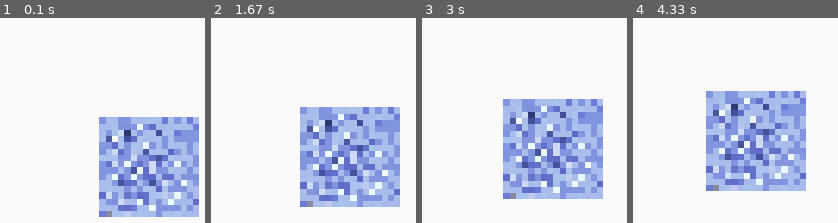
Above: before the commit, frames 1-4 (left to right).
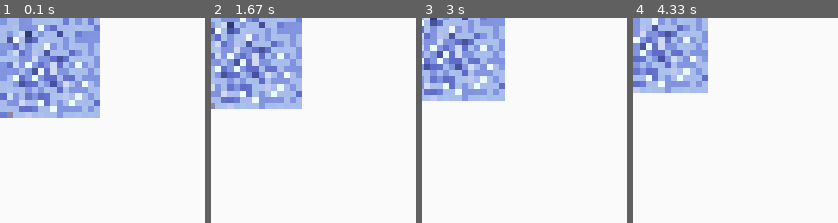
Above: after the commit, the same moments.

Repository: HyperRays/minecraft-from-wish
Game: pygame game, started from playground/test-objects.py
Two runs of this game, one before a commit and one after it. Both use one fixed random seed, a clock stepped at 60 frames per second and the inputs below.
Inputs:
- Up to frame 1 (0.1 s): no input
- Up to frame 2 (1.67 s): no input
- Up to frame 3 (3 s): no input
- Up to frame 4 (4.33 s): no input

The runs differ from the first frame. In frame 1, 45% of the frame differs, in the area x 0-98%, y 0-98%; in frame 2, 41%; in frame 3, 38%; in frame 4, 35%.

Commit message:
implemented dynamic chunk loading

Diff:
--- a/game-logic/basic_units.py
+++ b/game-logic/basic_units.py
@@ -2,6 +2,7 @@
 File for basic units
 """
 
+import time
 from dataclasses import dataclass
 @dataclass(slots=True, unsafe_hash=True)
 class vec2d:
@@ -13,3 +14,21 @@
 
     def __sub__(self, other):
         return vec2d(self.x-other.x, self.y-other.y)
+
+
+class Timed:
+    def __init__(self, target_ns) -> None:
+        self.current_time = time.process_time_ns()
+        self.target_time = target_ns
+        self.total_time = 0
+
+    def poll(self) -> None:
+        new_time = time.process_time_ns()
+        self.total_time += new_time - self.current_time
+        self.current_time = new_time
+
+    def reached(self) -> bool:
+        return self.total_time >= self.target_time
+
+    def reset(self) -> None:
+        self.total_time = 0
--- /dev/null
+++ b/game-logic/chunk_manager.py
@@ -0,0 +1,42 @@
+"""
+System to dynamically load in and out chunks
+"""
+from prelude import *
+from chunks_module import Chunk
+
+def acending_range(a,b) -> range:
+    if a > b:
+        return range(b,a)
+    else:
+        return range(a,b)
+
+class ChunkManager(GraphicsObject):
+
+    # chunks are stored in a dictonary with keys as the chunk's x,y coordinates
+
+
+    def __init__(self) -> None:
+        super().__init__()
+        self.__renderables = []
+        self.__chunk_dict = dict()
+
+
+    def add_chunk(self, chunk: Chunk) -> None:
+        self.__chunk_dict.update({chunk.position: chunk})
+
+    def set_renderables(self, bounds_min: vec2d, bounds_max: vec2d):
+        #pos is the 0,0 value on the screen relative to the global position
+
+        self.__renderables = []
+        for x in acending_range(bounds_min.x,bounds_max.x):
+            for y in acending_range(bounds_max.y,bounds_min.y):
+                self.__renderables += [self.__chunk_dict[vec2d(x,y)]]
+
+
+
+    def update(self):
+        self.render()
+
+    def render(self):
+        for renderable in self.__renderables:
+            renderable.update()
--- a/game-logic/chunks_module.py
+++ b/game-logic/chunks_module.py
@@ -8,7 +8,7 @@
 
 class Chunk(GraphicsObject):
     # all chunks are squares, and predefined sizes
-    __chunk_size = 16
+    _chunk_size = 16
 
 
     # chunks have their own x,y coordinates, in the chunks there is another grid
@@ -20,7 +20,7 @@
     def __init__(self, vec: vec2d, mapping_func) -> None:
         # chunks do not get immediately added to the objects list, but get loaded in
         # dynamicaly depending on the players coordinates
-        self.internal_objects = [[[None] for _ in range(self.__chunk_size)] for _ in range(self.__chunk_size)]
+        self.internal_objects = [[[None] for _ in range(self._chunk_size)] for _ in range(self._chunk_size)]
         assert(vec.x%1==0 and vec.y%1==0)
         self.position = vec
         self.on_load(mapping_func)
@@ -31,9 +31,9 @@
         global coordinates based on current chunk and coordinates
         """
         # a bit of branchless programming
-        return vec2d(   x= self.__chunk_size*self.position.x+vec.x,
+        return vec2d(   x= self._chunk_size*self.position.x+vec.x,
 
-                        y = self.__chunk_size*self.position.y+vec.y
+                        y = self._chunk_size*self.position.y*-1+vec.y
                     )
 
     def get_local_position(self, vec: vec2d):
@@ -41,7 +41,7 @@
         gets chunk coordinates/key and local coordinates
         """
 
-        vec2d(x=vec.x%self.__chunk_size ,y= vec.y%self.__chunk_size)
+        vec2d(x=vec.x%self._chunk_size ,y= vec.y%self._chunk_size)
 
     def update(self):
         for object in list(itertools.chain(*self.internal_objects)):
--- a/graphics/graphics_library.py
+++ b/graphics/graphics_library.py
@@ -47,6 +47,7 @@
                 input_callback_fn = cls.input_callback_pygame
             case unimpl_backend:
                 raise NotImplementedError(f"The backend {unimpl_backend} has not been implemented yet")
+
         cls.event_loop(update_callback_fn, input_callback_fn)
 
     #placeholder update fn
--- a/graphics/pygame_backend.py
+++ b/graphics/pygame_backend.py
@@ -2,8 +2,7 @@
 from dataclasses import dataclass
 from typing import Any
 import os
-# import numpy as np
-
+import time
 # hide the pygame support prompt
 # the enviroment variable didn't work for me
 # do support tho
@@ -13,6 +12,23 @@
     from pygame.locals import *
 
 import copy
+
+class _Timed:
+    def __init__(self, target_ns) -> None:
+        self.current_time = time.process_time_ns()
+        self.target_time = target_ns
+        self.total_time = 0
+
+    def poll(self) -> None:
+        new_time = time.process_time_ns()
+        self.total_time += new_time - self.current_time
+        self.current_time = new_time
+
+    def reached(self) -> bool:
+        return self.total_time >= self.target_time
+
+    def reset(self) -> None:
+        self.total_time = self.total_time - self.target_time
 
 @dataclass(slots= True)
 class Image:
@@ -70,6 +86,7 @@
     @classmethod
     # the render loop
     def event_loop(cls, update_closure: Any, input_closure: Any) -> None:
+        timer = _Timed(16_000_000)
         while True:
             keys = pygame.key.get_pressed()
             for event in pygame.event.get():
@@ -80,8 +97,12 @@
             # the update closure (function) is passed by the GraphicsObject function
             update_closure(cls)
             input_closure(cls, keys)
-            logging.debug("Updated Frame")
-            pygame.display.flip()
+            timer.poll()
+            if timer.reached():
+                logging.debug("Updated Frame")
+                pygame.display.flip()
+                timer.reset()
+
 
     @classmethod
     def init(cls, size, title):
--- /dev/null
+++ b/playground/test-chunk-mgr.py
@@ -0,0 +1,185 @@
+import os
+import sys
+import time
+sys.path.append(os.path.join(os.path.dirname(__file__),'../game-logic'))
+sys.path.append(os.path.join(os.path.dirname(__file__),'../graphics'))
+from prelude import *
+from chunks_module import Chunk
+from chunk_manager import ChunkManager
+import math
+
+
+
+window.init((700,700),"test chunks")
+window.camera = [0,0]
+
+#https://stackoverflow.com/questions/14822184/is-there-a-ceiling-equivalent-of-operator-in-python
+def ceildiv(a, b):
+    return -(a // -b)
+
+class Timed:
+    def __init__(self, target_ns) -> None:
+        self.current_time = time.process_time_ns()
+        self.target_time = target_ns
+        self.total_time = 0
+        self.dx = 0
+
+    def poll(self) -> None:
+        new_time = time.process_time_ns()
+        self.total_time += new_time - self.current_time
+        self.dx = new_time - self.current_time
+        self.current_time = new_time
+
+    def reached(self) -> bool:
+        return self.total_time >= self.target_time
+
+    def reset(self) -> None:
+        self.total_time = 0
+
+
+timer = Timed(1_000_000)
+
+class Square(GraphicsObject):
+    sq_size = 17
+
+    def __init__(self, position: vec2d) -> None:
+        self.position = position
+        self.texture = self.textures[self.texture].copy()
+
+    def render(self):
+        self.screen.blit(self.texture.image, (self.position.x - self.camera[0], self.position.y + self.camera[1]))
+
+    def update(self):
+        self.render()
+
+class Ice(Square):
+    texture = GraphicsObject.add_texture("ice_block.png")
+    (a,b) = store.textures[texture].image.get_size()
+    ratio = a/b
+    (w,h) = (Square.sq_size,Square.sq_size/ratio)
+    store.textures[texture].image = pygame.transform.scale(store.textures[texture].image, (w,h))
+    del a,b,ratio
+
+
+
+class Grass(Square):
+    texture = GraphicsObject.add_texture("grass_block.png")
+    (a,b) = store.textures[texture].image.get_size()
+    ratio = a/b
+    (w,h) = (Square.sq_size,Square.sq_size/ratio)
+    store.textures[texture].image = pygame.transform.scale(store.textures[texture].image, (w,h))
+    del a,b,ratio
+
+
+class Dirt(Square):
+    texture = GraphicsObject.add_texture("dirt_block.png")
+    (a,b) = store.textures[texture].image.get_size()
+    ratio = a/b
+    (w,h) = (Square.sq_size,Square.sq_size/ratio)
+    store.textures[texture].image = pygame.transform.scale(store.textures[texture].image, (w,h))
+    del a,b,ratio
+
+
+chunk_manager = ChunkManager()
+
+# def over_surface(x,y, chunk):
+#     coordinates_glob = chunk.get_chunk_coordinates(vec2d(x,y))
+#     coordinates = vec2d(x= (coordinates_glob.x*Ice.h), y= (coordinates_glob.y*Ice.w))
+#     if y > 5:
+#         return Dirt(coordinates)
+#     elif y == 5:
+#         return Grass(coordinates)
+
+# def under_surface(x,y,chunk):
+#     coordinates_glob = chunk.get_chunk_coordinates(vec2d(x,y))
+#     coordinates = vec2d(x= (coordinates_glob.x*Ice.h), y= (coordinates_glob.y*Ice.w))
+#     return Dirt(coordinates)
+
+# for a in range(10):
+#     chunk_manager.add_chunk(Chunk(vec2d(a,0), over_surface))
+
+# for a in range(10):
+#     for b in range(1,10):
+#         chunk_manager.add_chunk(Chunk(vec2d(a,-b), under_surface))
+
+
+def chekered(x,y, chunk):
+    coordinates_glob = chunk.get_chunk_coordinates(vec2d(x,y))
+    coordinates = vec2d(x= (coordinates_glob.x*Ice.h), y= (coordinates_glob.y*Ice.w))
+    if y & 1 == 0 and x & 1 == 0:
+        return Dirt(coordinates)
+    else:
+        return Ice(coordinates)
+
+
+for a in range(-10,10):
+    for b in range(-10,10):
+        chunk_manager.add_chunk(Chunk(vec2d(a,b), chekered))
+
+
+class Player(GraphicsObject):
+
+    texture = GraphicsObject.add_texture("hi-res-stickman.png")
+    (a,b) = store.textures[texture].image.get_size()
+    ratio = a/b
+    (w,h) = (40,40/ratio)
+    store.textures[texture].image = pygame.transform.scale(store.textures[texture].image, (w,h))
+    del a,b,ratio
+
+    def __init__(self, position: vec2d) -> None:
+        super().__init__()
+        self.position = position
+        self.texture = self.textures[self.texture].copy()
+
+    def render(self):
+        self.screen.blit(self.texture.image, (self.position.x - self.camera[0], self.position.y - self.camera[1]))
+
+    def update(self):
+        self.render()
+
+    def input(self, keys):
+
+
+        speed = 10
+        if timer.reached(): timer.reset()
+        timer.poll()
+
+        if timer.reached():
+
+            if keys[self.characters["s"]]:
+                self.position.y -= speed
+                self.camera[1] -= speed
+            elif keys[self.characters["w"]]:
+                self.position.y += speed
+                self.camera[1] += speed
+
+            if keys[self.characters["d"]]:
+                self.position.x += speed
+                self.camera[0] += speed
+            elif keys[self.characters["a"]]:
+                self.position.x -= speed
+                self.camera[0] -= speed
+
+            self.position = vec2d(self.camera[0],self.camera[1])
+
+            if keys[self.characters["escape"]]:
+                chunk_total_size = Square.sq_size*Chunk._chunk_size
+
+                bounds_window = vec2d(ceildiv(window.size[0],chunk_total_size)+1, ceildiv(window.size[1],chunk_total_size)+1)
+                min_bounds = vec2d(ceildiv(window.camera[0],chunk_total_size)-1, ceildiv(window.camera[1],chunk_total_size)+1)
+
+                max_bounds = vec2d(min_bounds.x+bounds_window.x,min_bounds.y-bounds_window.y)
+                chunk_manager.set_renderables(min_bounds, max_bounds)
+
+Player(vec2d(0,0))
+# chunk_manager.set_renderables(vec2d(1,1),vec2d(3,3))
+chunk_total_size = Square.sq_size*Chunk._chunk_size
+
+bounds_window = vec2d(ceildiv(window.size[0],chunk_total_size)+1, ceildiv(window.size[1],chunk_total_size)+1)
+min_bounds = vec2d(ceildiv(window.camera[0],chunk_total_size)-1, ceildiv(window.camera[1],chunk_total_size)+1)
+
+max_bounds = vec2d(min_bounds.x+bounds_window.x,min_bounds.y-bounds_window.y)
+print(min_bounds, max_bounds)
+chunk_manager.set_renderables(min_bounds, max_bounds)
+
+window.run()
--- a/playground/test-chunks.py
+++ b/playground/test-chunks.py
@@ -10,25 +10,7 @@
 window.init((700,700),"test chunks")
 window.camera = [-window.size[0]/2,-window.size[1]/2]
 
-class Timed:
-    def __init__(self, target_ns) -> None:
-        self.current_time = time.process_time_ns()
-        self.target_time = target_ns
-        self.total_time = 0
 
-    def poll(self) -> None:
-        new_time = time.process_time_ns()
-        self.total_time += new_time - self.current_time
-        self.current_time = new_time
-
-    def reached(self) -> bool:
-        return self.total_time >= self.target_time
-
-    def reset(self) -> None:
-        self.total_time = 0
-
-
-timer = Timed(1_000_000)
 
 class Square(GraphicsObject):
     sq_size = 17
@@ -130,6 +112,7 @@
     coordinates = vec2d(x= (coordinates_glob.x*Ice.h), y= (coordinates_glob.y*Ice.w))
     return Dirt(coordinates)
 
+
 Player(vec2d(0,0))
 
 for a in range(10):
Not shown, added: .DS_Store
Not shown, changed: assets/.DS_Store
